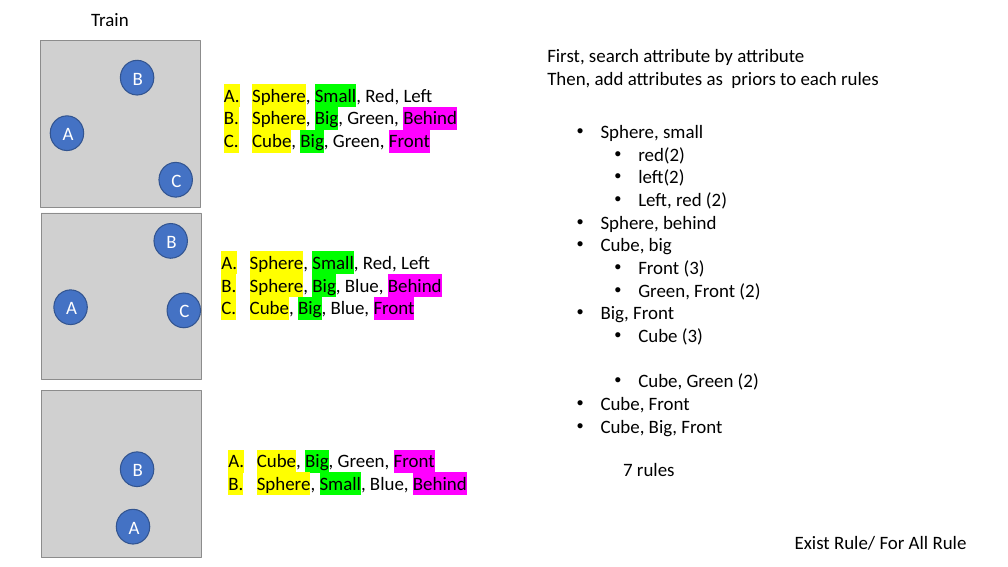
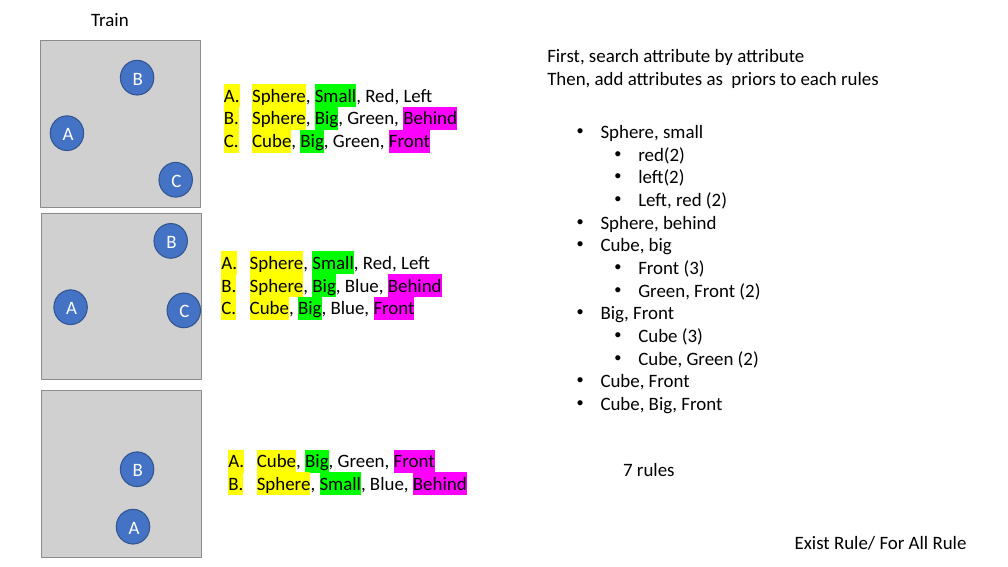
Before and after one commit to akweury/nsai_note, a slide deck: slide 16 of spatial_relation_vector.pptx (slide 15 before the commit). Drawn at 1008x567 pixels with LibreOffice and Linux fonts; fonts in the diff are those of the drawing; grey boxes stand for pictures. Boxes give left, top, right and bottom in pixels: in the first picture for what was removed or moved away, otherwise in the second. Text is boxed around its words. In the diff, an @@ line names an element or a change of style, - is before the commit and + after.

```diff
--- a/spatial_relation_vector.pptx
+++ b/spatial_relation_vector.pptx
@@ text "Sphere, small" rewrapped from (601,125,760,437) to (601,125,760,414) @@
```
Also in this commit, not shown: 4 other slides changed, 3 slides added.
